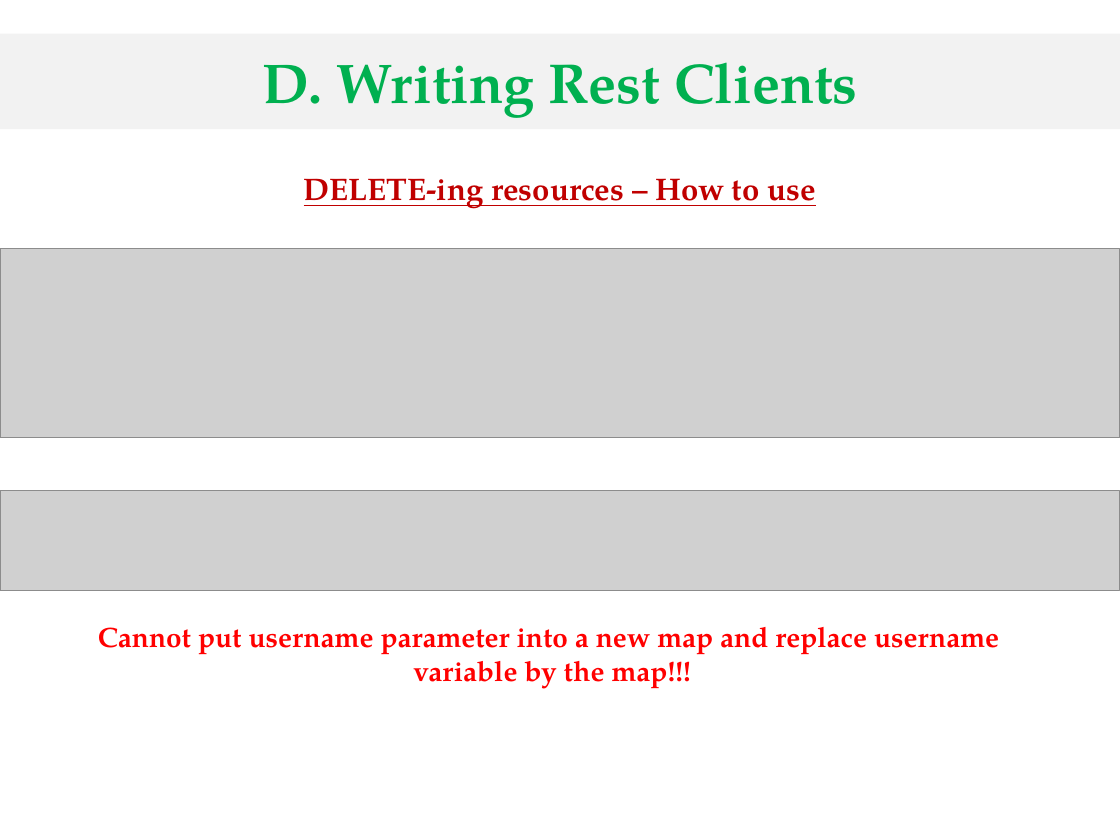
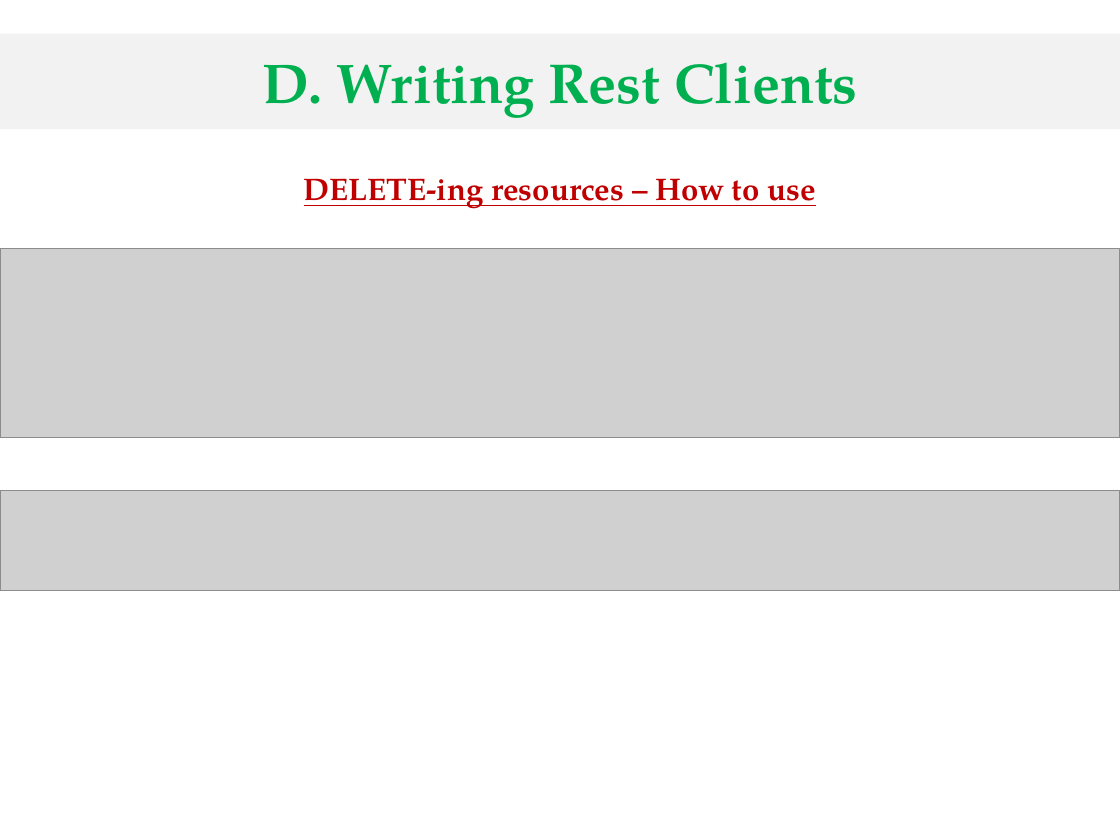
Before and after one commit to nhidh99/uitJ2EE, a slide deck: slide 29 of seminar/seminar/seminar-j2ee.pptx. Drawn at 1120x840 pixels with LibreOffice and Linux fonts; fonts in the diff are those of the drawing; grey boxes stand for pictures; background and template pictures are left out. Boxes give left, top, right and bottom in pixels: in the first picture for what was removed or moved away, otherwise in the second. Text is boxed around its words. In the diff, an @@ line names an element or a change of style, - is before the commit and + after.

```diff
--- a/seminar/seminar/seminar-j2ee.pptx
+++ b/seminar/seminar/seminar-j2ee.pptx
@@ text removed at <box>98,627,999,689</box> @@
-Cannot put username parameter into a new map and replace username
-variable by the map!!!
```
Also in this commit, not shown: 6 other slides changed, 1 slide removed, 11 other files.
